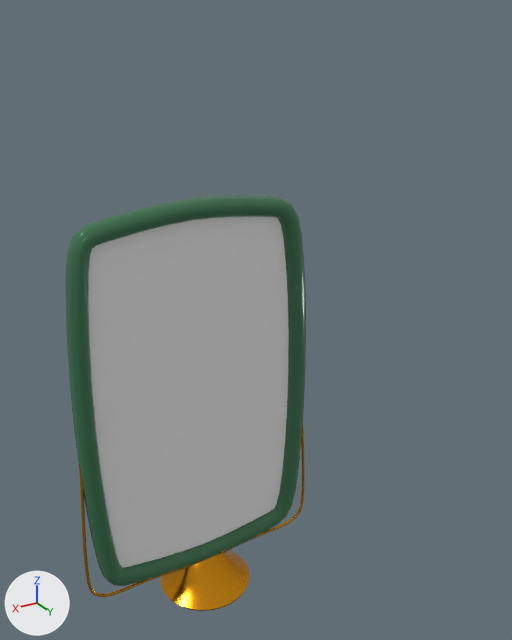
The FBX model GodotProj/Portal/Assets/Meshes/PortalAsset.fbx as it was, and as the next commit left it.
Both versions are drawn from a camera (50 mm lens) standing at (6.72, 13.94, 14.41) and looking at (-1.75, -0.17, 7.36). Lighting does not change. The marker at lower left points along +X, +Y and +Z. Where no turn or scale is listed for an object, it has been applied to the vertices.

In view in the first picture: 'BézierCurve', 'Cone', 'Frame', 'Plane'.
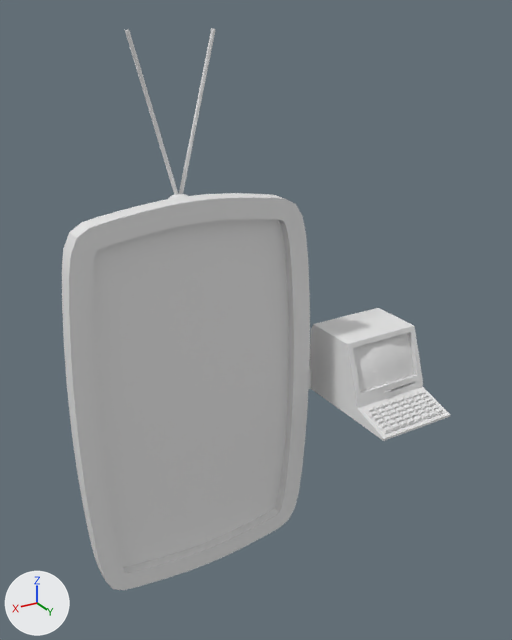
The newer file is also rescaled (x0.2), turned or shifted as a whole; pictures and numbers use the older file's frame.

Scene script edits in JSON lines:
```json
{"op": "add", "block": "mat_monitors", "code": ["mat_monitors = principled_material('Monitors')", "mat_monitors.base_color = (0.8, 0.8, 0.8)  # white #e7e7e7"]}
{"op": "add", "block": "me_cube_002", "code": ["me_cube_002 = bpy.data.meshes.new('Cube.002')", "me_cube_002.from_pydata(...)  # 3511 vertices, 3526 faces; spans x -6.0..3.15, y -3.2..2.68, z -0.04..13.45", "me_cube_002.materials.append(mat_monitors)  # white #e7e7e7"]}
{"op": "remove", "block": "ob_frame", "code": ["ob_frame = bpy.data.objects.new('Frame', me_plane_003)", "ob_frame.location = (0.0, 0.0, 0.2)"]}
{"op": "remove", "block": "ob_béziercurve", "code": ["ob_béziercurve = bpy.data.objects.new('BézierCurve', me_béziercurve_001)", "ob_béziercurve.location = (0.0, 0.0, 0.0)"]}
{"op": "remove", "block": "ob_cone", "code": ["ob_cone = bpy.data.objects.new('Cone', me_cone_001)", "ob_cone.location = (0.0, 0.0, 0.0)"]}
{"op": "add", "block": "ob_monitors", "code": ["ob_monitors = bpy.data.objects.new('Monitors', me_cube_002)", "ob_monitors.location = (0.0, 0.0, 0.7)"]}
```

Pixel boxes (x1, y1, x2, y2) of what changed, in the pictures (512 x 640 px):
```json
{"object": "Monitors", "change": "added", "after": [62, 28, 450, 590]}
{"object": "Frame", "change": "deleted", "before": [65, 195, 306, 586]}
{"object": "Cone", "change": "deleted", "before": [161, 550, 249, 611]}
{"object": "BézierCurve", "change": "deleted", "before": [79, 426, 305, 597]}
```
